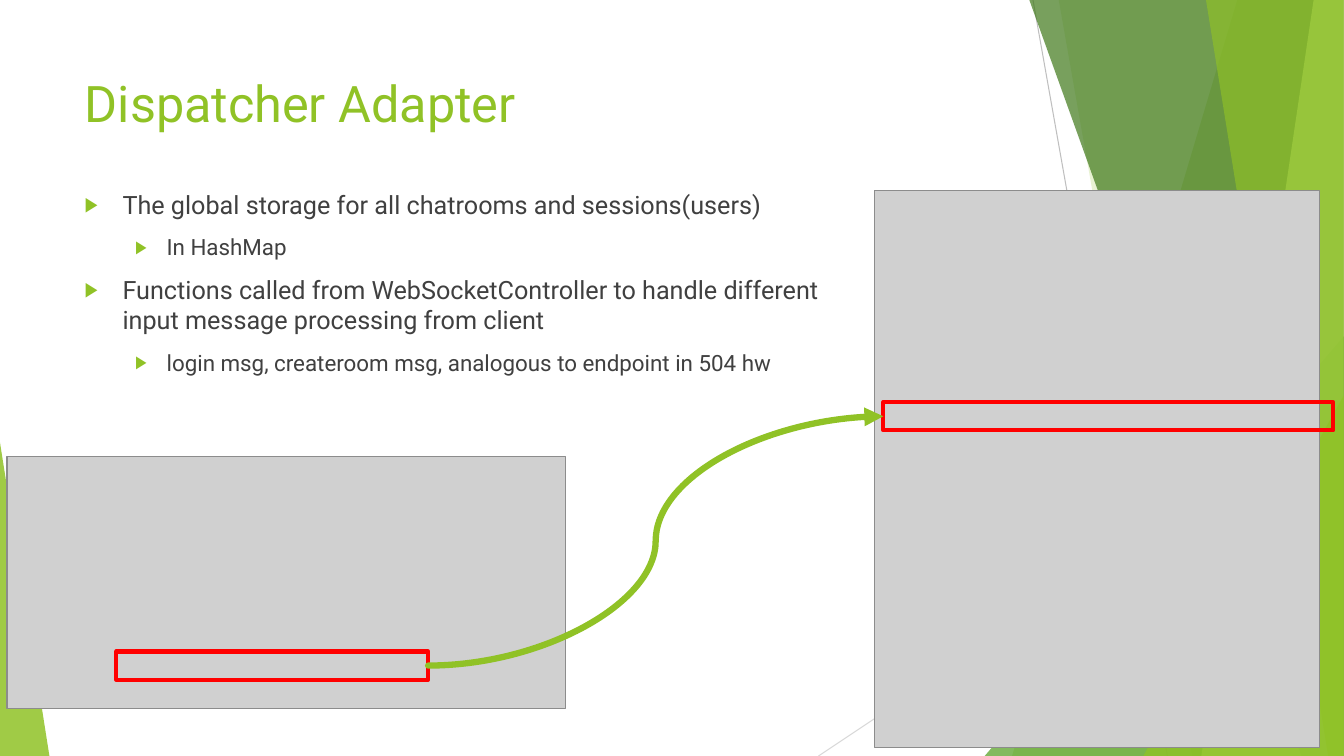
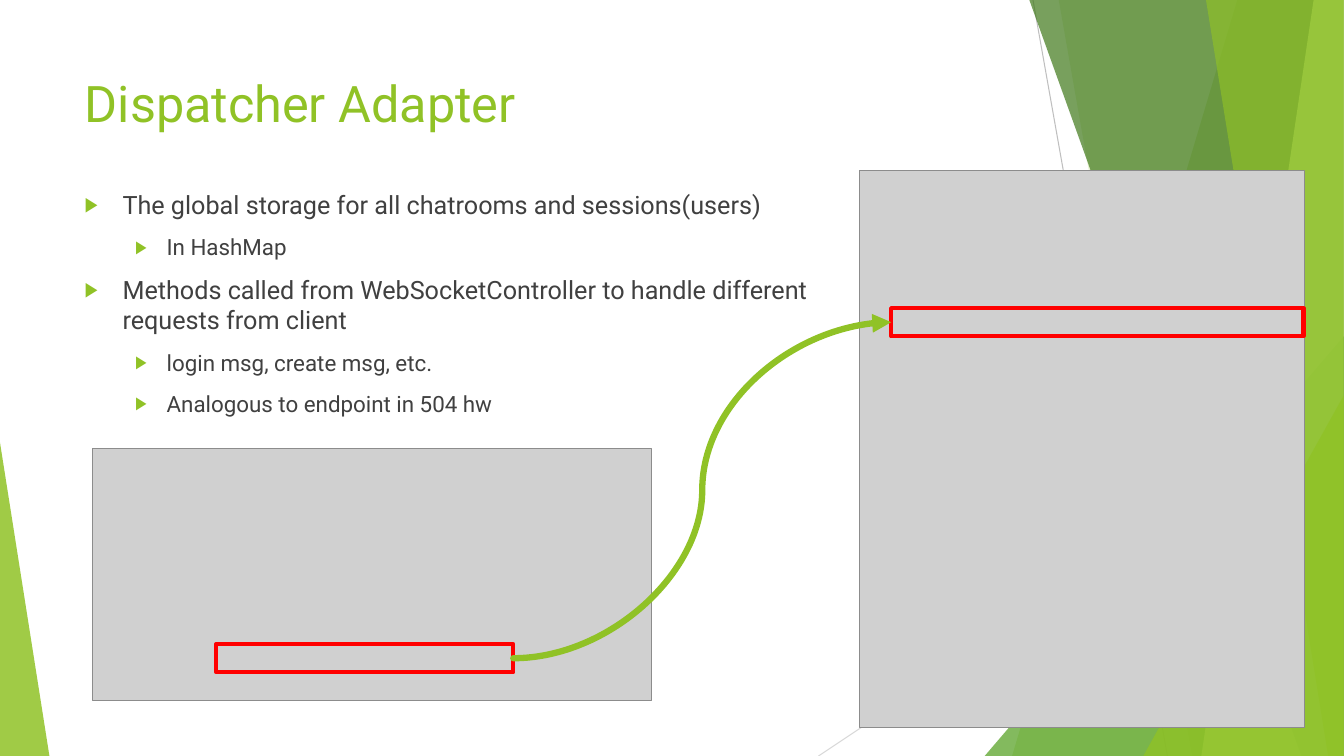
Before and after one commit to pourplusquoi/chatapp, a slide deck: slide 14 of src/main/resources/ChatApp API.pptx. Drawn at 1344x756 pixels with LibreOffice and Linux fonts; fonts in the diff are those of the drawing; grey boxes stand for pictures. Boxes give left, top, right and bottom in pixels: in the first picture for what was removed or moved away, otherwise in the second. Text is boxed around its words. In the diff, an @@ line names an element or a change of style, - is before the commit and + after.

Commit message:
Modified slides

```diff
--- a/src/main/resources/ChatApp API.pptx
+++ b/src/main/resources/ChatApp API.pptx
@@ picture moved from (x1=875, y1=191, x2=1320, y2=747) to (x1=860, y1=170, x2=1305, y2=727) @@
@@ text at (x1=123, y1=280, x2=807, y2=417): text changed @@
-▶ Functions called from WebSocketController to handle different input message processing from client
-  ▶ login msg, createroom msg, analogous to endpoint in 504 hw
+▶ Methods called from WebSocketController to handle different requests from client
+  ▶ login msg, create msg, etc.
+  ▶ Analogous to endpoint in 504 hw
@@ curved arrow moved from (429, 665) - (883, 416) to (513, 658) - (891, 323) @@
@@ rectangle resized from (x1=883, y1=402, x2=1333, y2=431) to (x1=891, y1=309, x2=1304, y2=337) @@
@@ picture moved from (x1=7, y1=457, x2=566, y2=709) to (x1=93, y1=449, x2=651, y2=701) @@
@@ rectangle resized from (x1=116, y1=651, x2=427, y2=680) to (x1=216, y1=644, x2=513, y2=673) @@
```
Also in this commit, not shown: 5 other slides changed, 2 other files.
